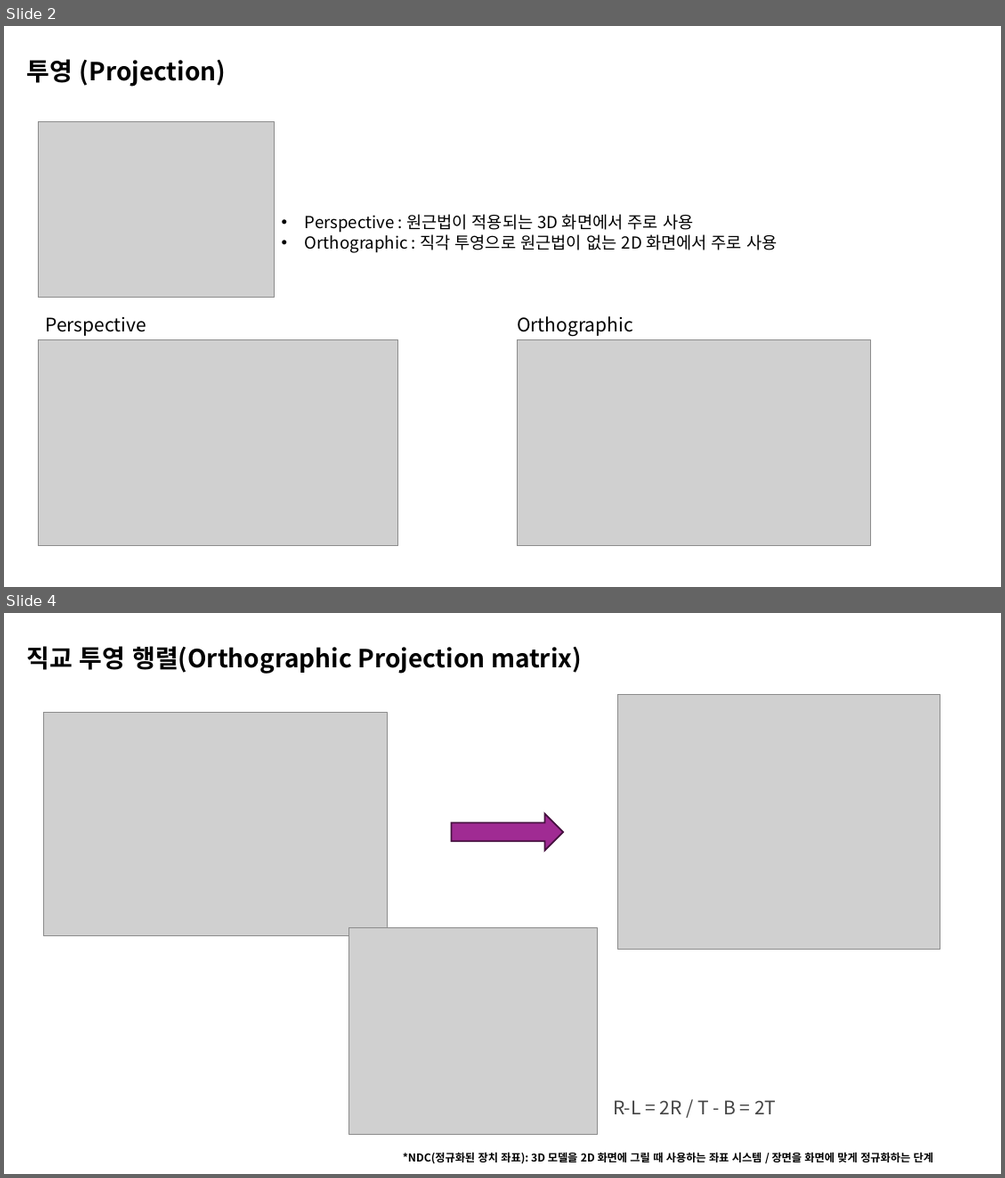
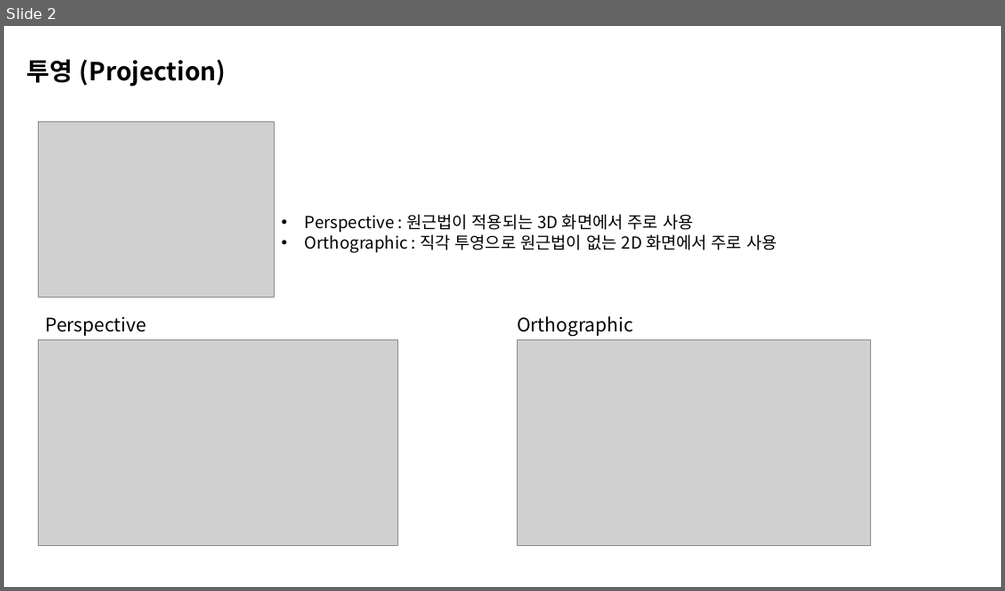
Before and after one commit to BeautyRiver/Graphics-Pipeline-Study, a slide deck: Perspective.pptx. Shown one above the other, each under a label of ours: slides 2 and 4 before the commit, slide 2 after it; the slides between them are not shown. The pictures are 1005x1178 and 1005x591 pixels, drawn with LibreOffice and Linux fonts; fonts in the diff are those of the drawing; grey boxes stand for pictures. Boxes give left, top, right and bottom in pixels: in the first picture for what was removed or moved away, otherwise in the second. Text is boxed around its words. In the diff, an @@ line names an element or a change of style, - is before the commit and + after.

```diff
--- a/Perspective.pptx
+++ b/Perspective.pptx
@@ slide 4 removed at <box>4,613,1001,1174</box>, background #FFFFFF @@
@@ text removed at <box>27,646,582,674</box> @@
-직교 투영 행렬(Orthographic Projection matrix)
@@ picture removed at <box>44,712,387,935</box> @@
@@ picture removed at <box>618,695,939,949</box> @@
@@ right arrow removed at <box>451,813,563,850</box> @@
@@ picture removed at <box>349,927,598,1135</box> @@
@@ text removed at <box>613,1100,776,1114</box> @@
-R-L = 2R / T - B = 2T
@@ text removed at <box>403,1151,933,1166</box> @@
-*NDC(정규화된 장치 좌표): 3D 모델을 2D 화면에 그릴 때 사용하는 좌표 시스템 / 장면을 화면에 맞게 정규화하는 단계
```
Also in this commit, not shown: 2 slides changed, 6 slides added, 3 other slides removed.
